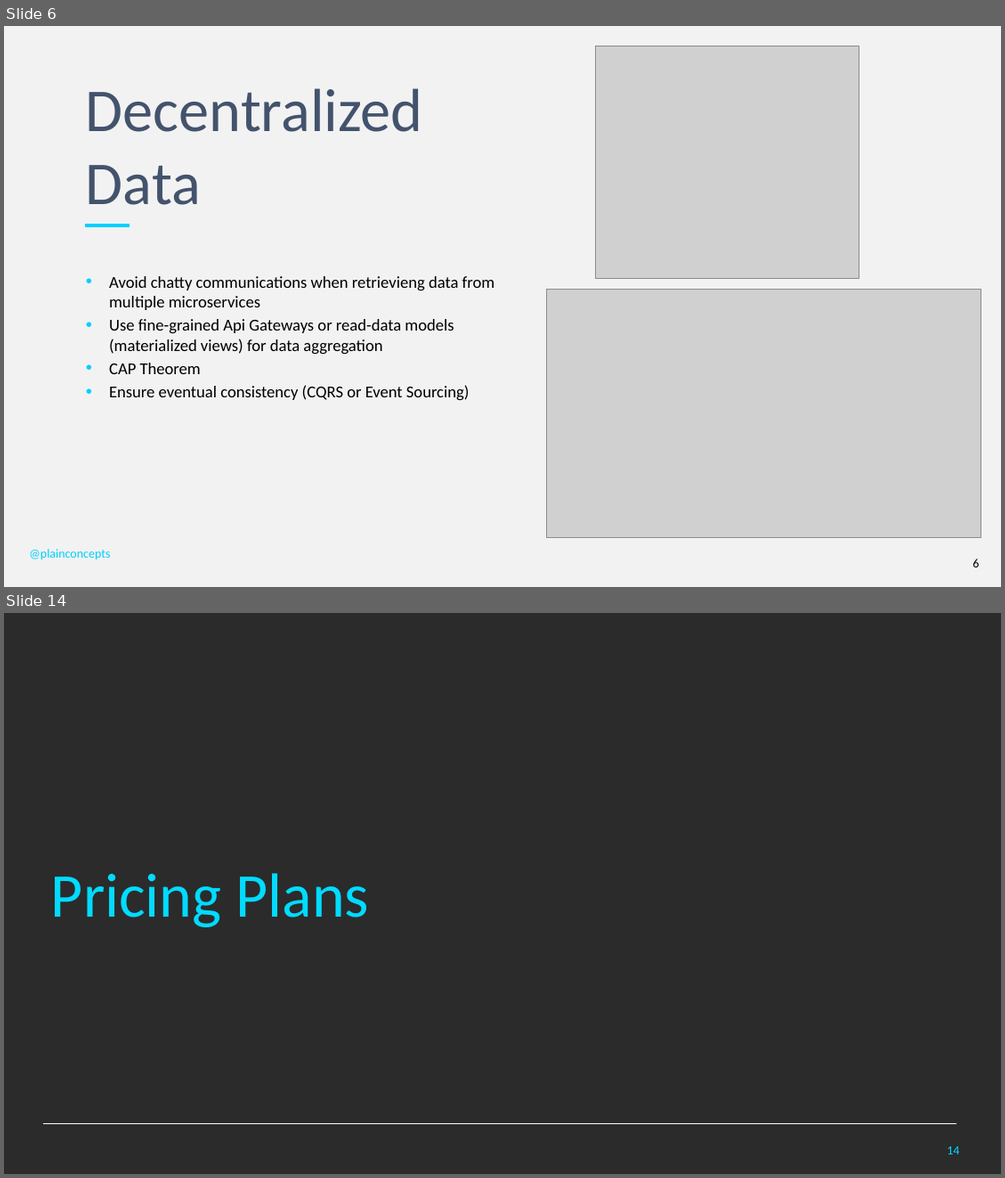
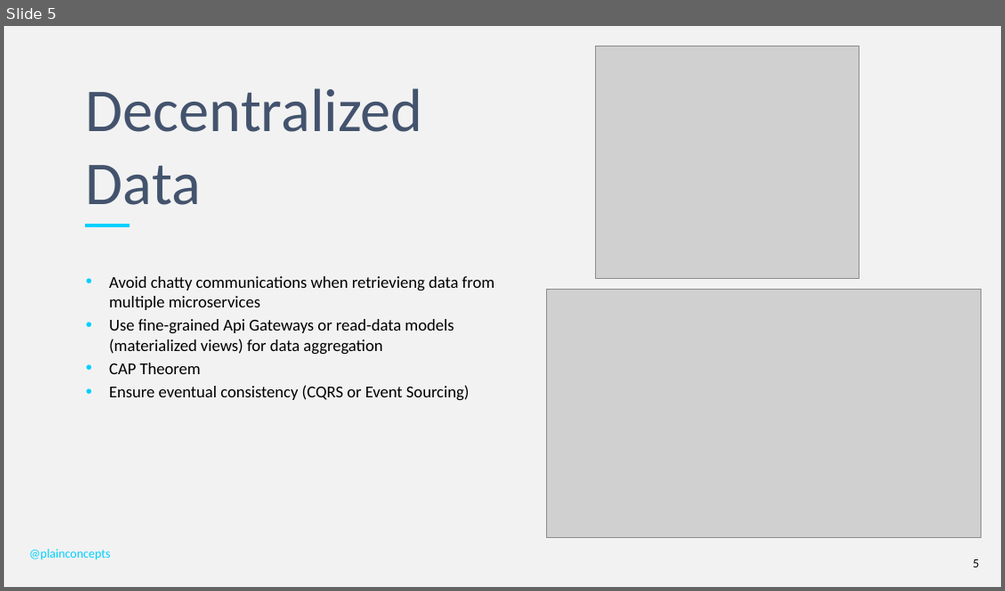
Before and after one commit to PlainConcepts/NetCore-Docker-Workshop, a slide deck: Docu/BestPractices&Antipatterns.pptx. Shown one above the other, each under a label of ours: slides 6 and 14 before the commit, slide 5 after it; the slides between them are not shown. The pictures are 1005x1178 and 1005x591 pixels, drawn with LibreOffice and Linux fonts; fonts in the diff are those of the drawing; grey boxes stand for pictures; background and template pictures are left out; a plain dark background stands for a picture behind light text. Boxes give left, top, right and bottom in pixels: in the first picture for what was removed or moved away, otherwise in the second. Text is boxed around its words. In the diff, an @@ line names an element or a change of style, - is before the commit and + after.

```diff
--- a/Docu/BestPractices&Antipatterns.pptx
+++ b/Docu/BestPractices&Antipatterns.pptx
@@ slide 14 removed at bbox=[4, 613, 1001, 1174], background picture (left out) @@
@@ text removed at bbox=[51, 873, 369, 927] @@
-Pricing Plans
@@ line removed from (44, 1123) to (956, 1123) @@
@@ page number removed at bbox=[947, 1146, 959, 1154] @@
-14
@@ what was slide 6 is now slide 5 @@
```
Also in this commit, not shown: 2 slides changed, 4 slides added, 9 other slides removed.
